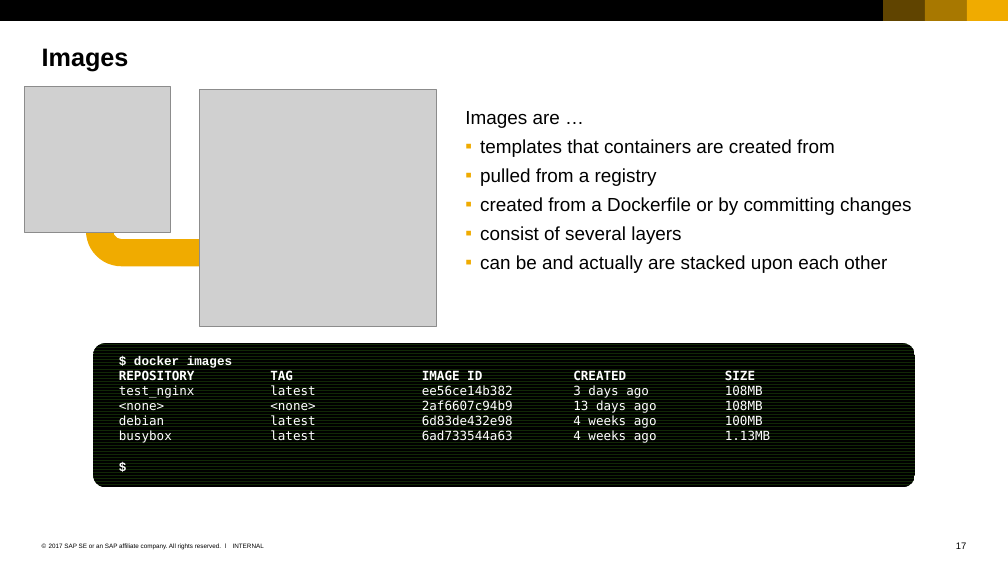
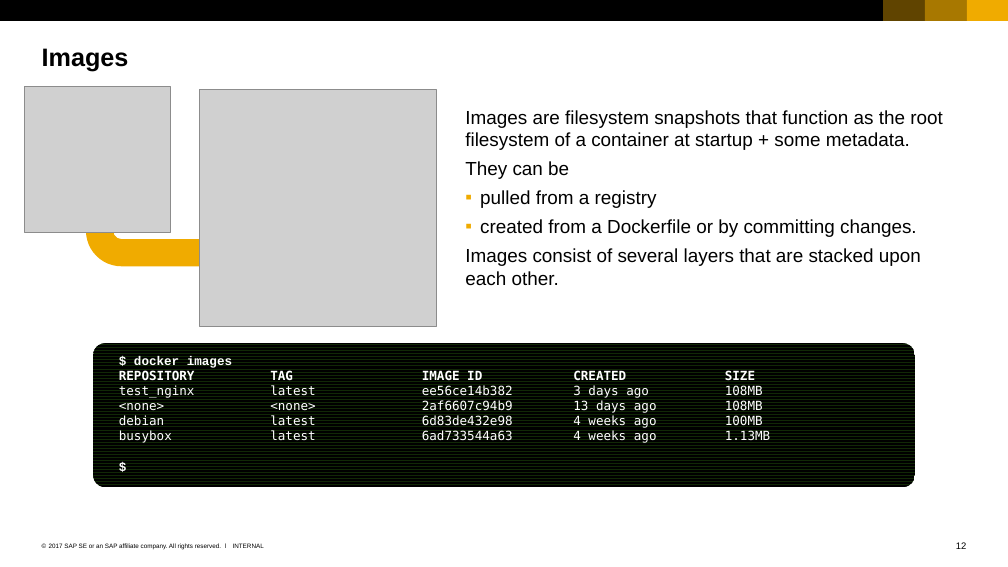
Before and after one commit to cuijiyao01/docker-k8s-training, a slide deck: slide 12 of docker/02_Members_of_docker_universe.pptx (slide 17 before the commit). Drawn at 1008x567 pixels with LibreOffice and Linux fonts; fonts in the diff are those of the drawing; grey boxes stand for pictures. Boxes give left, top, right and bottom in pixels: in the first picture for what was removed or moved away, otherwise in the second. Text is boxed around its words. In the diff, an @@ line names an element or a change of style, - is before the commit and + after.

Commit message:
Some minor things and rework of the image intro

```diff
--- a/docker/02_Members_of_docker_universe.pptx
+++ b/docker/02_Members_of_docker_universe.pptx
@@ text at <box>465,110,943,179</box>: text changed @@
-  Images are …
-  ▪ templates that containers are created from
+  Images are filesystem snapshots that function as the root filesystem of a container at startup + some metadata.
+  They can be
@@ text at <box>465,219,921,286</box>: text changed @@
-  ▪ created from a Dockerfile or by committing changes
-  ▪ consist of several layers
-  ▪ can be and actually are stacked upon each other
+  ▪ created from a Dockerfile or by committing changes.
+  Images consist of several layers that are stacked upon each other.
@@ page number at <box>956,542,967,549</box>: text changed @@
-17
+12
```
Also in this commit, not shown: 3 other slides changed, 6 slides removed.
